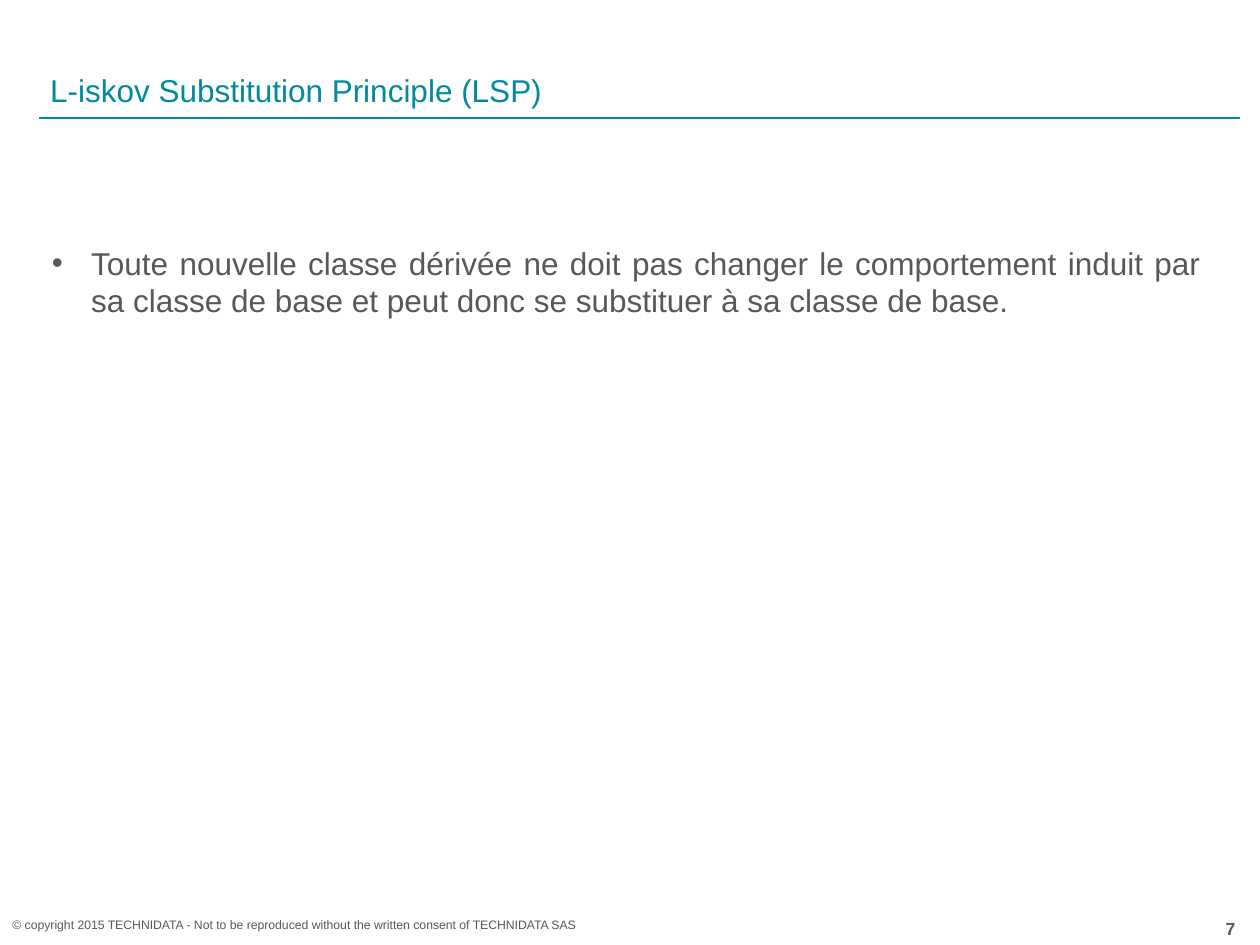
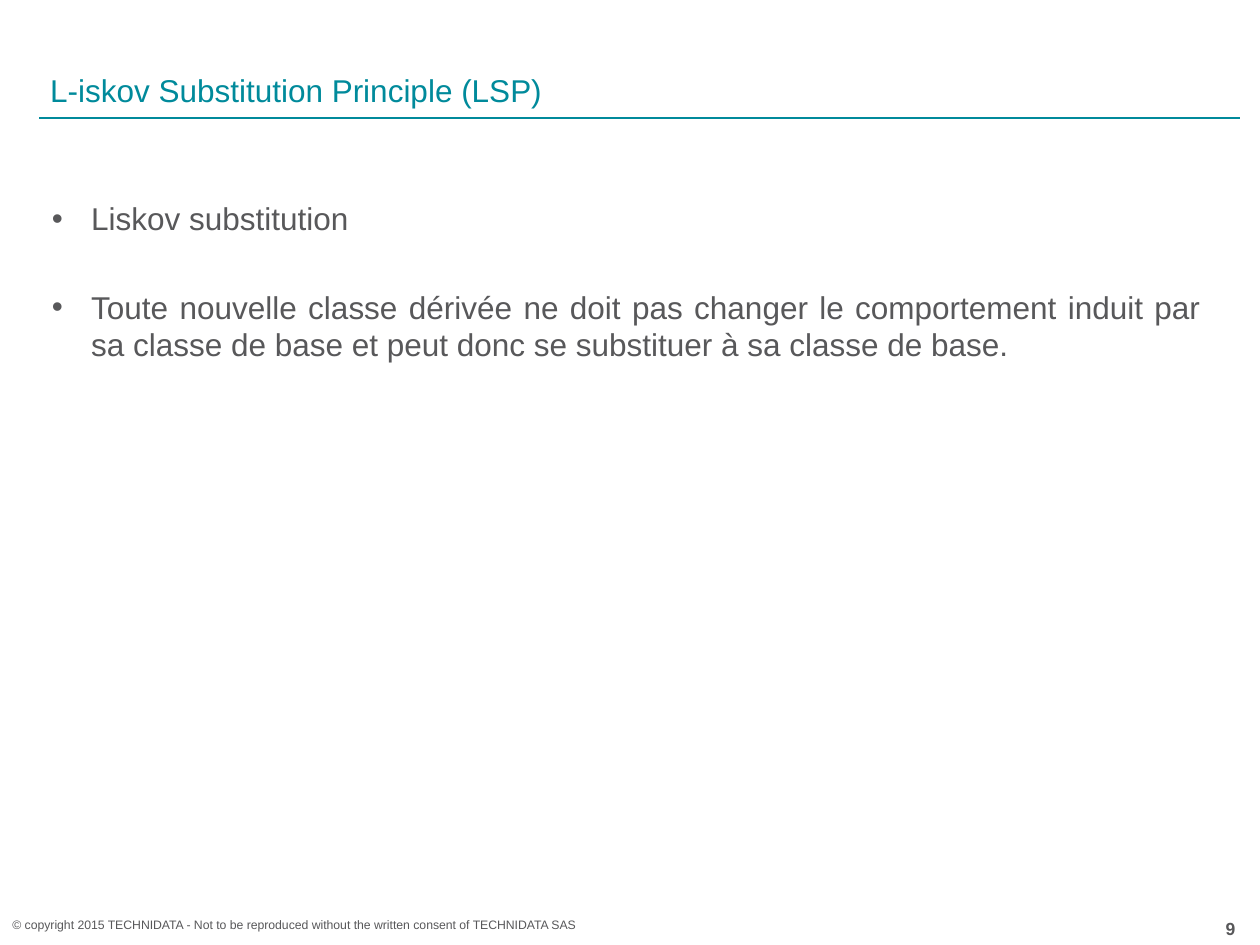
Before and after one commit to acoudene/ObjectCalisthenics, a slide deck: slide 9 of ObjectCalisthenics.pptx (slide 7 before the commit). Drawn at 1260x945 pixels with LibreOffice and Linux fonts; fonts in the diff are those of the drawing; background and template pictures are left out. Boxes give left, top, right and bottom in pixels: in the first picture for what was removed or moved away, otherwise in the second. Text is boxed around its words. In the diff, an @@ line names an element or a change of style, - is before the commit and + after.

```diff
--- a/ObjectCalisthenics.pptx
+++ b/ObjectCalisthenics.pptx
@@ text at (91,207,348,231): paragraph added @@
+• Liskov substitution
@@ page number at (1226,923,1236,935): text changed @@
-7
+9
```
Also in this commit, not shown: 6 other slides changed, 3 slides added.
